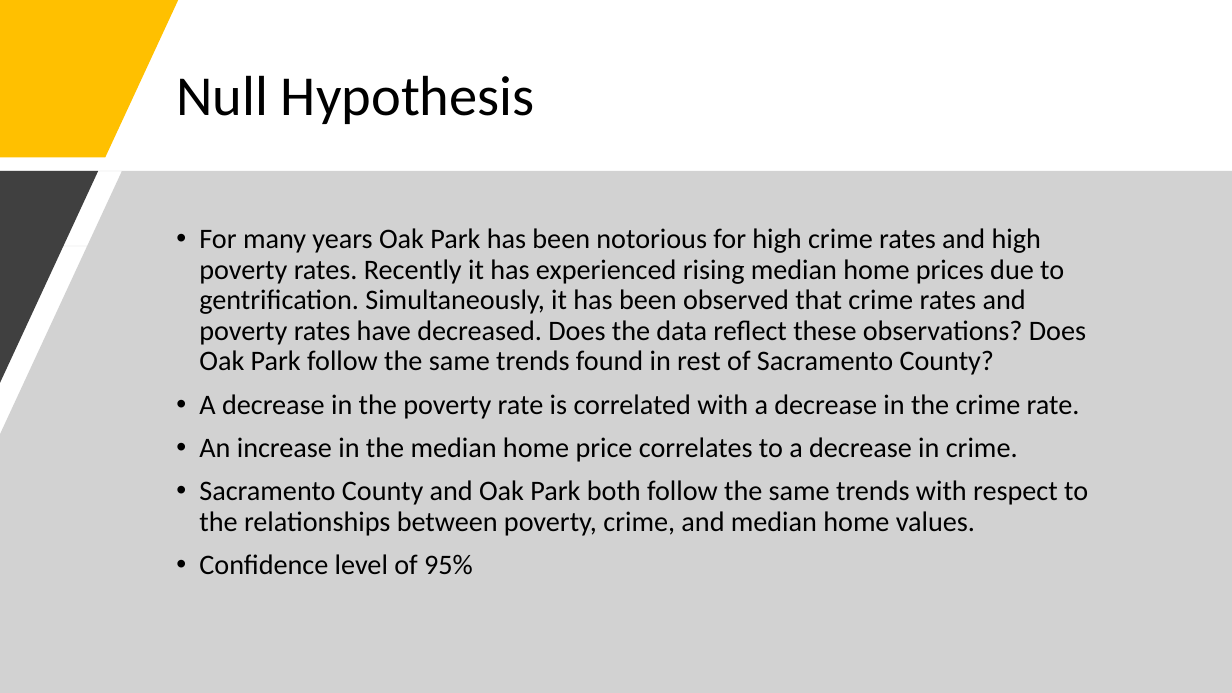
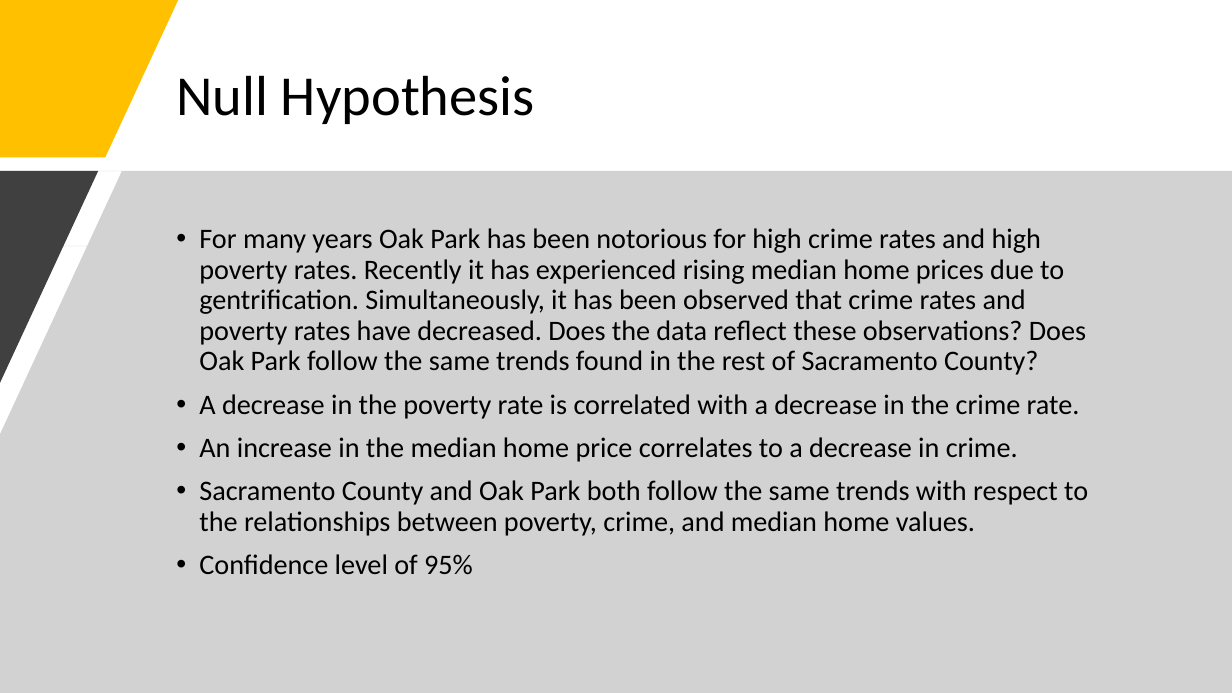
Before and after one commit to sean-galloway/Crime_and_Poverty, a slide deck: slide 4 of Project_1_Presentation.pptx. Drawn at 1232x693 pixels with LibreOffice and Linux fonts; fonts in the diff are those of the drawing. Boxes give left, top, right and bottom in pixels: in the first picture for what was removed or moved away, otherwise in the second. Text is boxed around its words. In the diff, an @@ line names an element or a change of style, - is before the commit and + after.

```diff
--- a/Project_1_Presentation.pptx
+++ b/Project_1_Presentation.pptx
@@ text at box(199, 228, 1086, 375): text changed @@
-• For many years Oak Park has been notorious for high crime rates and high poverty rates. Recently it has experienced rising median home prices due to gentrification. Simultaneously, it has been observed that crime rates and poverty rates have decreased. Does the data reflect these observations? Does Oak Park follow the same trends found in rest of Sacramento County?
+• For many years Oak Park has been notorious for high crime rates and high poverty rates. Recently it has experienced rising median home prices due to gentrification. Simultaneously, it has been observed that crime rates and poverty rates have decreased. Does the data reflect these observations? Does Oak Park follow the same trends found in the rest of Sacramento County?
```
Also in this commit, not shown: 2 other slides changed, 1 other file.
